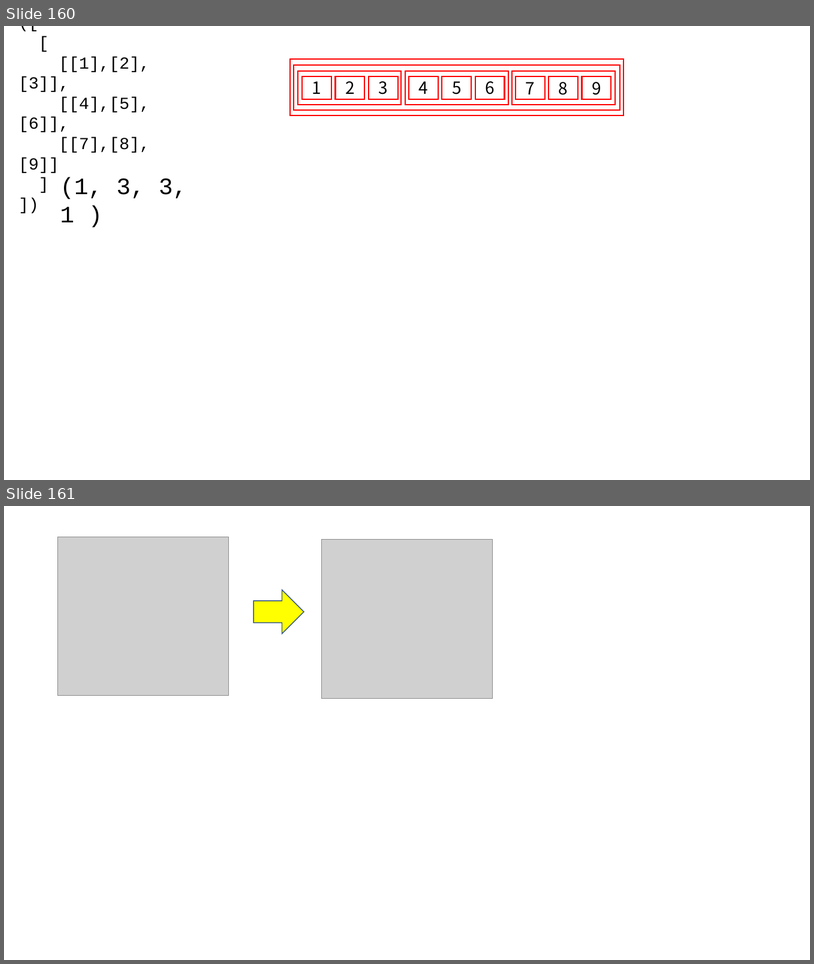
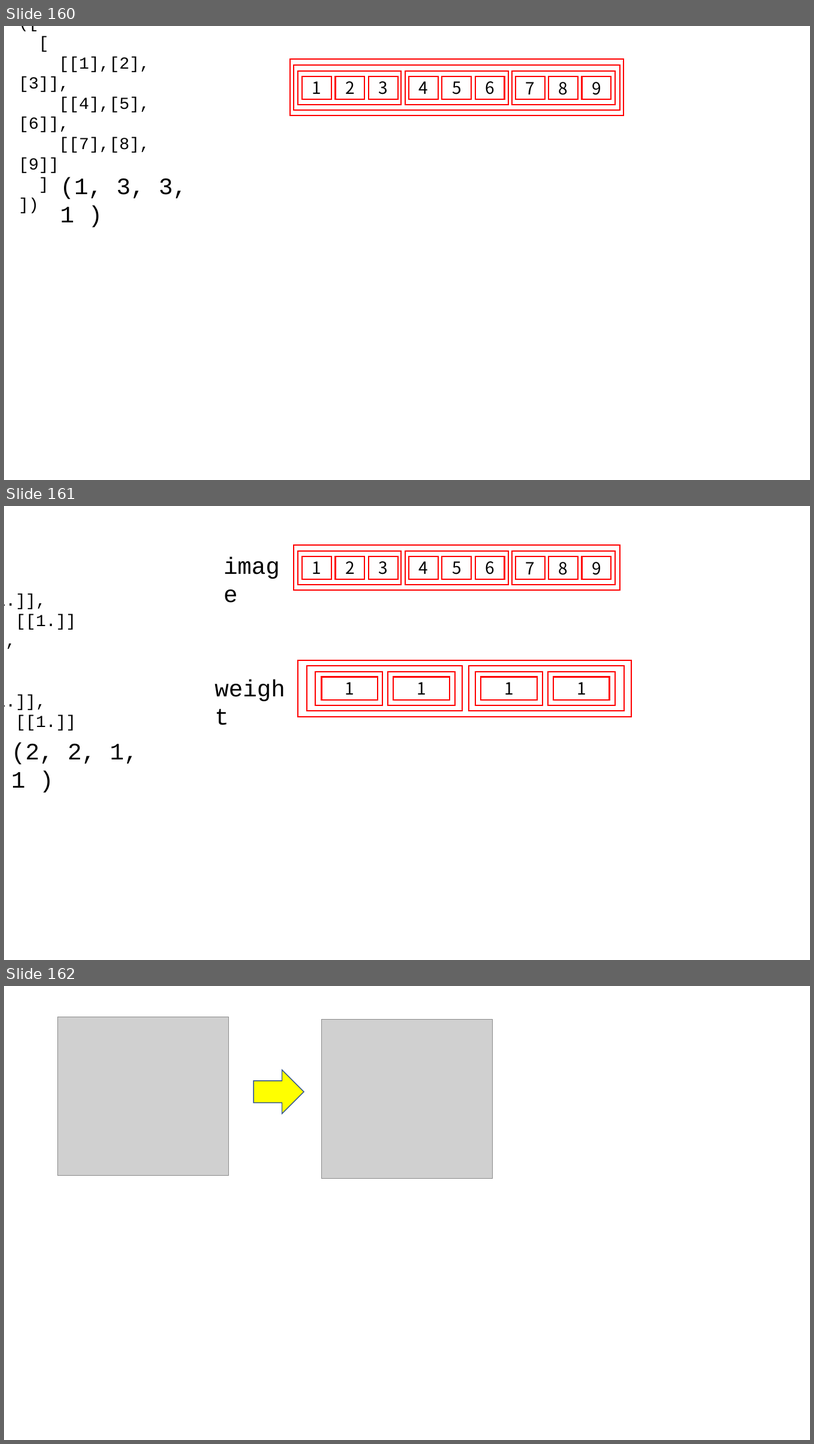
Before and after one commit to kjungmo/SBA2020_dataScience, a slide deck: 데이터분석.pptx. Shown one above the other, each under a label of ours: slides 160 and 161 before the commit, slides 160, 161 and 162 after it. The pictures are 814x964 and 814x1444 pixels, drawn with LibreOffice and Linux fonts; fonts in the diff are those of the drawing; grey boxes stand for pictures. Boxes give left, top, right and bottom in pixels: in the first picture for what was removed or moved away, otherwise in the second. Text is boxed around its words. In the diff, an @@ line names an element or a change of style, - is before the commit and + after.

```diff
--- a/데이터분석.pptx
+++ b/데이터분석.pptx
@@ slide 161 added at (x1=4, y1=506, x2=810, y2=960), background #FFFFFF @@
@@ text added at (x1=218, y1=548, x2=295, y2=582), 28 pt, text #000000 @@
+image
@@ rectangle added at (x1=294, y1=546, x2=620, y2=590), fill #FFFFFF, outline #FF0000 1.5 pt @@
@@ rectangle added at (x1=298, y1=551, x2=401, y2=585), fill #FFFFFF, outline #FF0000 1.5 pt @@
@@ rectangle added at (x1=302, y1=556, x2=331, y2=579), fill #FFFFFF, outline #FF0000 1.5 pt, 20 pt, text #000000 @@
+1
@@ rectangle added at (x1=336, y1=556, x2=365, y2=579), fill #FFFFFF, outline #FF0000 1.5 pt, 20 pt, text #000000 @@
+2
@@ rectangle added at (x1=369, y1=556, x2=398, y2=579), fill #FFFFFF, outline #FF0000 1.5 pt, 20 pt, text #000000 @@
+3
@@ rectangle added at (x1=405, y1=551, x2=509, y2=585), fill #FFFFFF, outline #FF0000 1.5 pt @@
@@ rectangle added at (x1=410, y1=556, x2=438, y2=579), fill #FFFFFF, outline #FF0000 1.5 pt, 20 pt, text #000000 @@
+4
@@ rectangle added at (x1=443, y1=556, x2=471, y2=579), fill #FFFFFF, outline #FF0000 1.5 pt, 20 pt, text #000000 @@
+5
@@ rectangle added at (x1=475, y1=556, x2=504, y2=579), fill #FFFFFF, outline #FF0000 1.5 pt, 20 pt, text #000000 @@
+6
@@ rectangle added at (x1=513, y1=551, x2=616, y2=585), fill #FFFFFF, outline #FF0000 1.5 pt @@
@@ rectangle added at (x1=516, y1=556, x2=545, y2=579), fill #FFFFFF, outline #FF0000 1.5 pt, 20 pt, text #000000 @@
+7
@@ rectangle added at (x1=549, y1=556, x2=578, y2=579), fill #FFFFFF, outline #FF0000 1.5 pt, 20 pt, text #000000 @@
+8
@@ rectangle added at (x1=582, y1=556, x2=611, y2=579), fill #FFFFFF, outline #FF0000 1.5 pt, 20 pt, text #000000 @@
+9
@@ text added at (x1=4, y1=594, x2=76, y2=730), 20 pt, text #000000 @@
+[
+[
+[[1.]],
+[[1.]]
+],
+[
+[[1.]],
+[[1.]]
+]
+]
@@ rectangle added at (x1=298, y1=660, x2=632, y2=717), fill #FFFFFF, outline #FF0000 1.5 pt @@
@@ rectangle added at (x1=307, y1=666, x2=462, y2=711), fill #FFFFFF, outline #FF0000 1.5 pt @@
@@ rectangle added at (x1=468, y1=666, x2=624, y2=711), fill #FFFFFF, outline #FF0000 1.5 pt @@
@@ text added at (x1=209, y1=670, x2=300, y2=705), 28 pt, text #000000 @@
+weight
@@ rectangle added at (x1=315, y1=672, x2=383, y2=706), fill #FFFFFF, outline #FF0000 1.5 pt @@
@@ rectangle added at (x1=321, y1=676, x2=378, y2=700), fill #FFFFFF, outline #FF0000 1.5 pt, 20 pt, text #000000 @@
+1
@@ rectangle added at (x1=388, y1=672, x2=455, y2=706), fill #FFFFFF, outline #FF0000 1.5 pt @@
@@ rectangle added at (x1=393, y1=676, x2=450, y2=700), fill #FFFFFF, outline #FF0000 1.5 pt, 20 pt, text #000000 @@
+1
@@ rectangle added at (x1=476, y1=671, x2=543, y2=705), fill #FFFFFF, outline #FF0000 1.5 pt @@
@@ rectangle added at (x1=482, y1=676, x2=537, y2=700), fill #FFFFFF, outline #FF0000 1.5 pt, 20 pt, text #000000 @@
+1
@@ rectangle added at (x1=548, y1=671, x2=615, y2=705), fill #FFFFFF, outline #FF0000 1.5 pt @@
@@ rectangle added at (x1=554, y1=676, x2=610, y2=700), fill #FFFFFF, outline #FF0000 1.5 pt, 20 pt, text #000000 @@
+1
@@ text added at (x1=11, y1=742, x2=138, y2=787), 28 pt, text #000000 @@
+(2, 2, 1, 1 )
@@ what was slide 161 is now slide 162 @@
```
Also in this commit, not shown: 5 other slides added.
